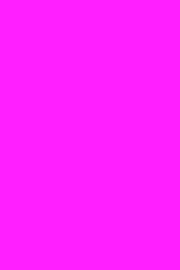
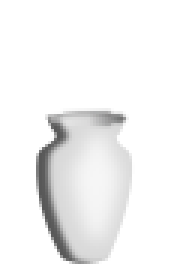
Revision of a layered 180x270 image; what changed, layer by layer:
removed layer "Background" over [0, 0, 180, 270]
added group "Vase" with 4 layers over [36, 105, 153, 270]
added layer "Layer #3" (hard light, 57%) in group "Vase" over [45, 108, 129, 132]
added layer "Layer #2" (lighten, 77%) in group "Vase" over [48, 114, 144, 264]
added layer "Layer #1" (hard light, 77%) in group "Vase" over [42, 105, 153, 270]
added layer "Layer" in group "Vase" over [36, 111, 135, 264]
